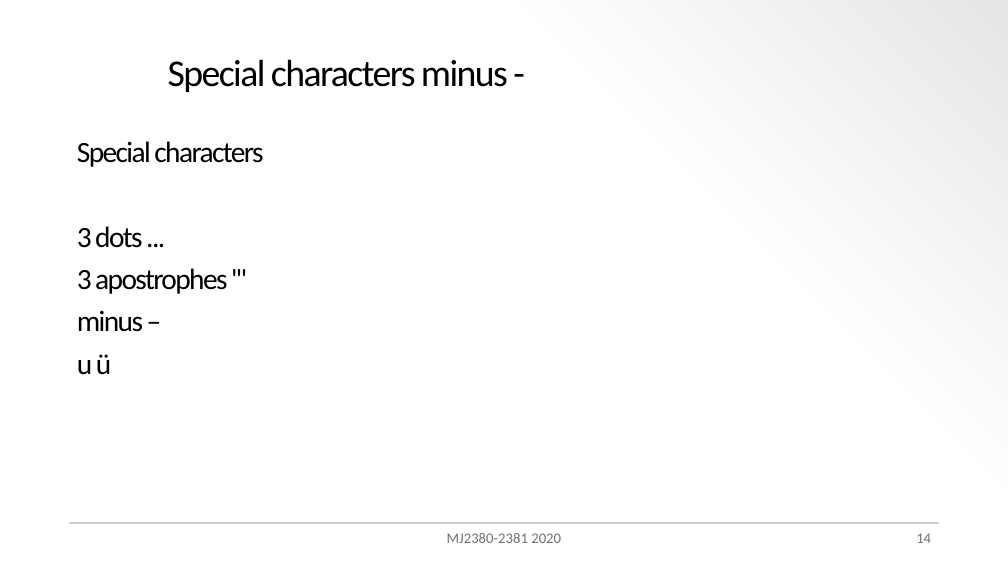
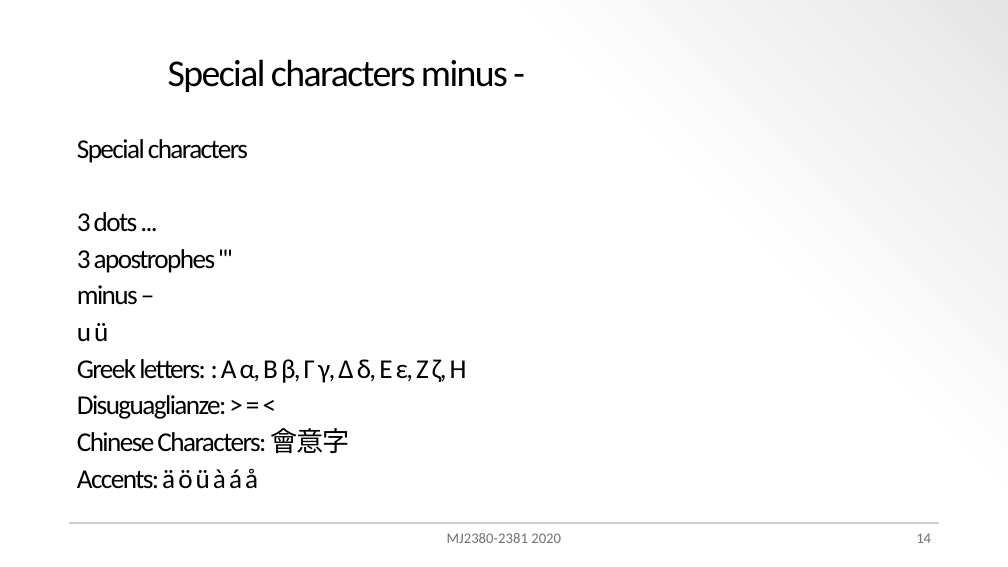
Before and after one commit to KTH-dESA/teaching_kit, a slide deck: slide 14 of files/ppt_presentations/ppt_demo.pptx. Drawn at 1008x567 pixels with LibreOffice and Linux fonts; fonts in the diff are those of the drawing; background and template pictures are left out. Boxes give left, top, right and bottom in pixels: in the first picture for what was removed or moved away, otherwise in the second. Text is boxed around its words. In the diff, an @@ line names an element or a change of style, - is before the commit and + after.

```diff
--- a/files/ppt_presentations/ppt_demo.pptx
+++ b/files/ppt_presentations/ppt_demo.pptx
@@ text at [77,139,248,342]: size 28 to 25.9 pt in "Special characters", "3 dots ...", "3 apostrophes '''", "minus –" and 1 more places; line spacing 0.9 to 0.8 @@
@@ text at [77,359,467,489]: paragraphs added @@
+Greek letters: : Α α, Β β, Γ γ, Δ δ, Ε ε, Ζ ζ, Η
+Disuguaglianze: > = <
+Chinese Characters: 會意字
+Accents: ä ö ü à á å
```
Also in this commit, not shown: 1 other slide changed, 2 slides removed, 29 other files.
